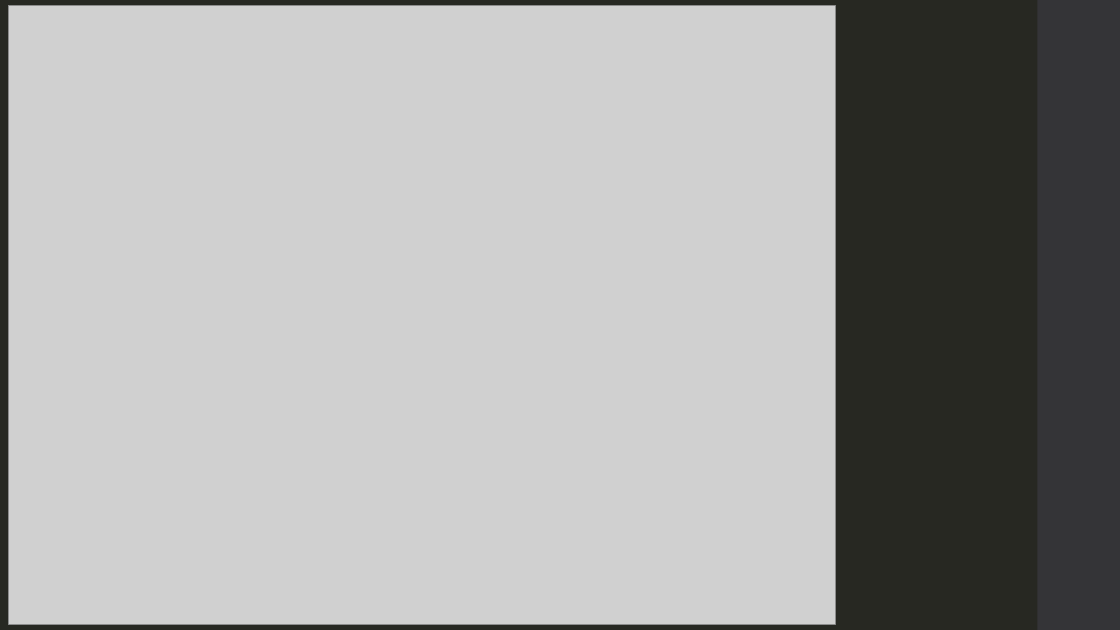
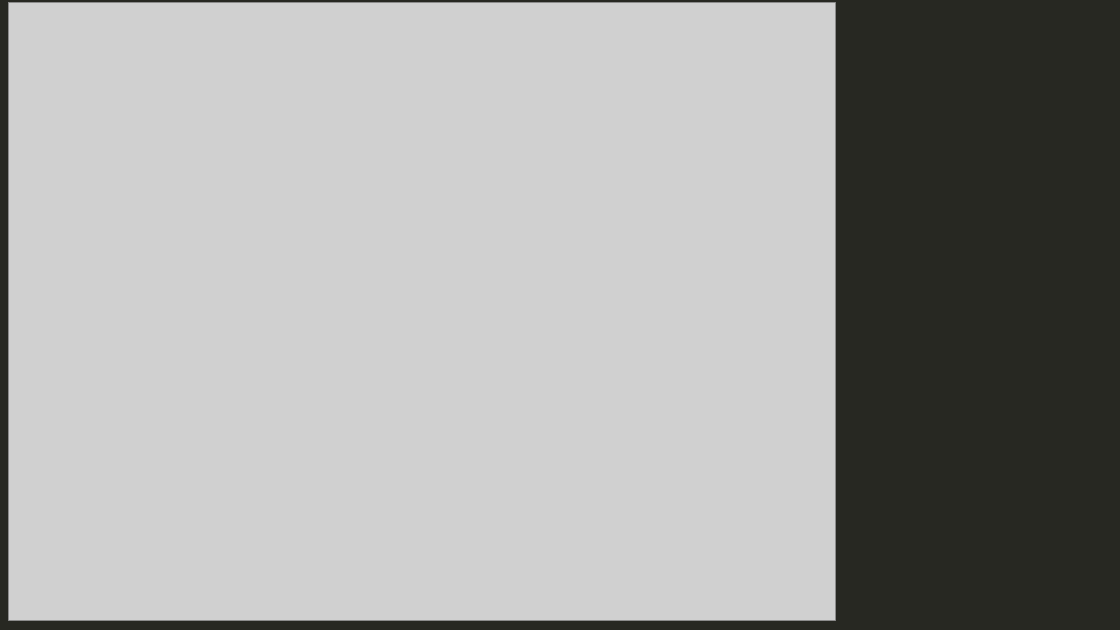
Before and after one commit to atalantus/BwInf36_Runde02, a slide deck: slide 32 of Aufgabe01_Praesentation.pptx. Drawn at 1120x630 pixels with LibreOffice and Linux fonts; fonts in the diff are those of the drawing; grey boxes stand for pictures. Boxes give left, top, right and bottom in pixels: in the first picture for what was removed or moved away, otherwise in the second. Text is boxed around its words. In the diff, an @@ line names an element or a change of style, - is before the commit and + after.

```diff
--- a/Aufgabe01_Praesentation.pptx
+++ b/Aufgabe01_Praesentation.pptx
@@ rectangle added at bbox=[0, 0, 1120, 630], fill #272822, outline #525256 1.1 pt @@
@@ picture: place and size @@
-picture at bbox=[8, 6, 835, 625]
+picture at bbox=[8, 2, 835, 621]
@@ rectangle removed at bbox=[1038, 0, 1120, 630] @@
```
Also in this commit, not shown: 1 slide added, 1 slide removed.
